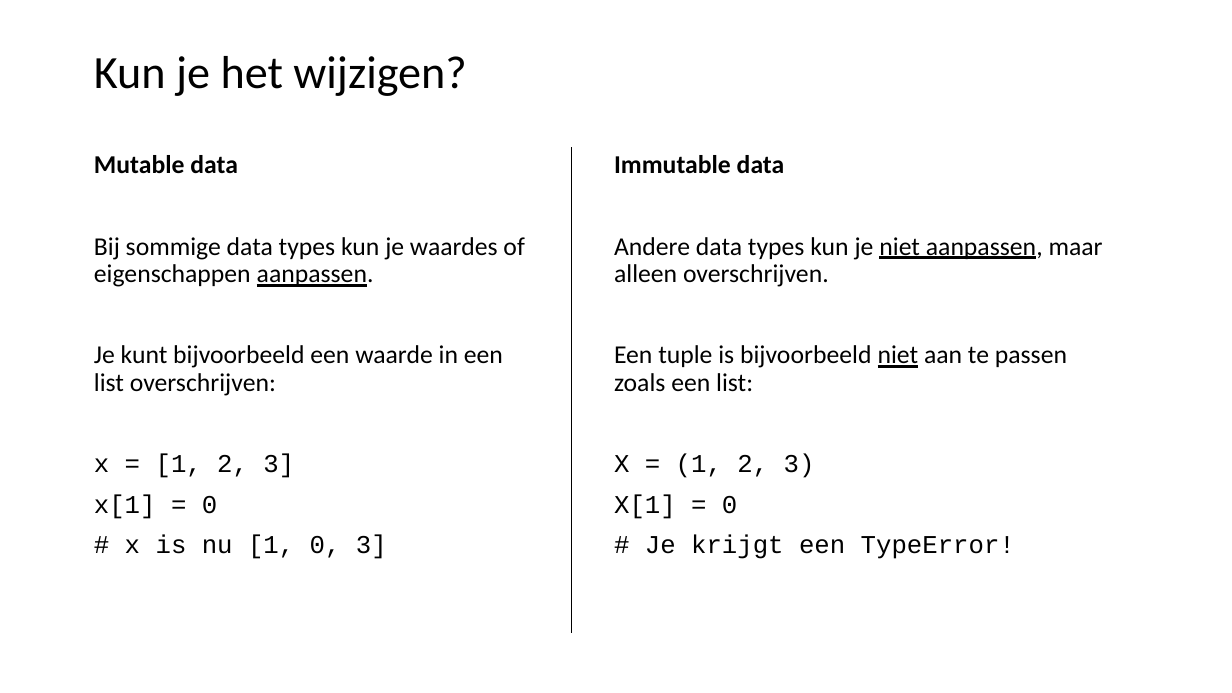
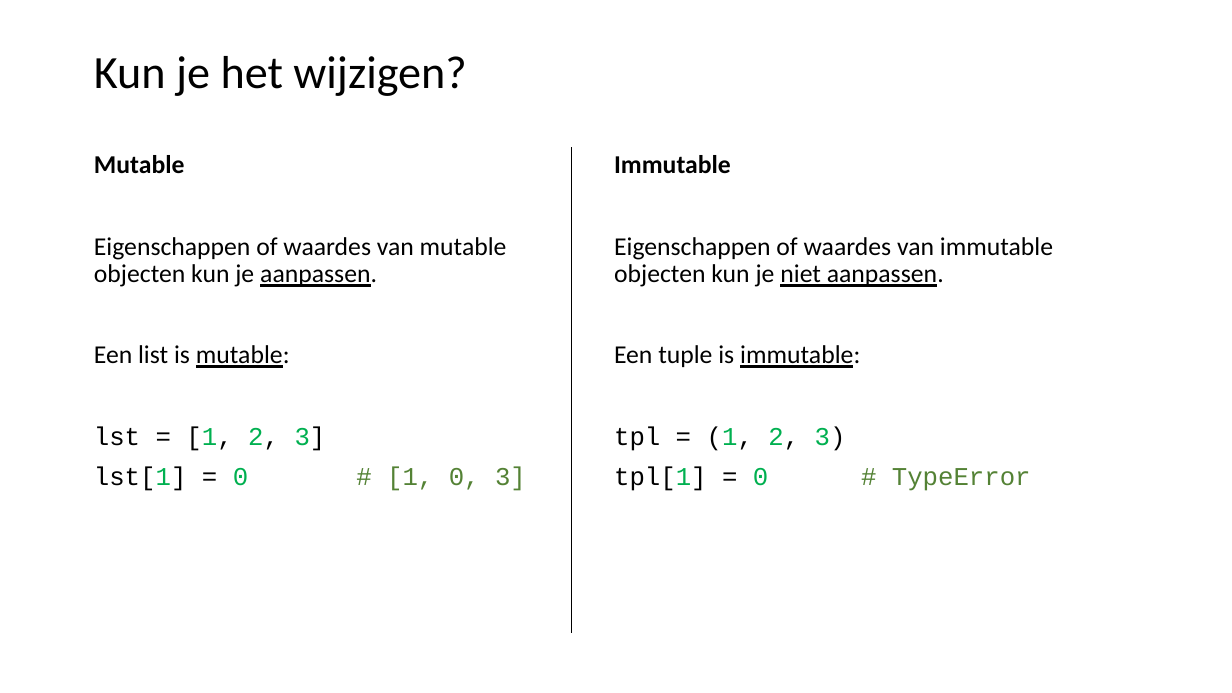
Before and after one commit to LFKoning/knowledge-sharing, a slide deck: slide 34 of python_course/1_basics_classes/python_cursus_1.pptx (slide 32 before the commit). Drawn at 1232x693 pixels with LibreOffice and Linux fonts; fonts in the diff are those of the drawing. Boxes give left, top, right and bottom in pixels: in the first picture for what was removed or moved away, otherwise in the second. Text is boxed around its words. In the diff, an @@ line names an element or a change of style, - is before the commit and + after.

```diff
--- a/python_course/1_basics_classes/python_cursus_1.pptx
+++ b/python_course/1_basics_classes/python_cursus_1.pptx
@@ text at (x1=94, y1=155, x2=526, y2=491): text changed @@
-Mutable data
-Bij sommige data types kun je waardes of eigenschappen aanpassen.
-Je kunt bijvoorbeeld een waarde in een list overschrijven:
-x = [1, 2, 3]
-x[1] = 0
-# x is nu [1, 0, 3]
+Mutable
+Eigenschappen of waardes van mutable objecten kun je aanpassen.
+Een list is mutable:
+lst = [1, 2, 3]
+lst[1] = 0 # [1, 0, 3]
@@ text at (x1=614, y1=155, x2=1053, y2=491): text changed @@
-Immutable data
-Andere data types kun je niet aanpassen, maar alleen overschrijven.
-Een tuple is bijvoorbeeld niet aan te passen zoals een list:
-X = (1, 2, 3)
-X[1] = 0
-# Je krijgt een TypeError!
+Immutable
+Eigenschappen of waardes van immutable objecten kun je niet aanpassen.
+Een tuple is immutable:
+tpl = (1, 2, 3)
+tpl[1] = 0 # TypeError
```
Also in this commit, not shown: 41 other slides changed, 6 slides added.
